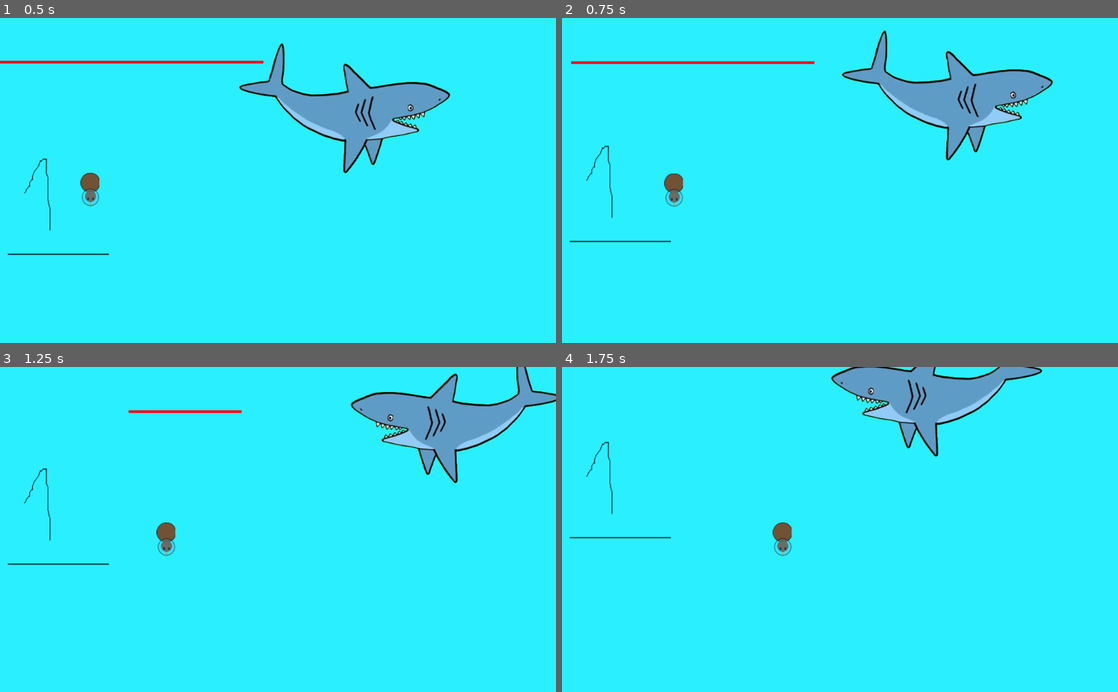
Above: before the commit, frames 1-4 (two rows, left to right).
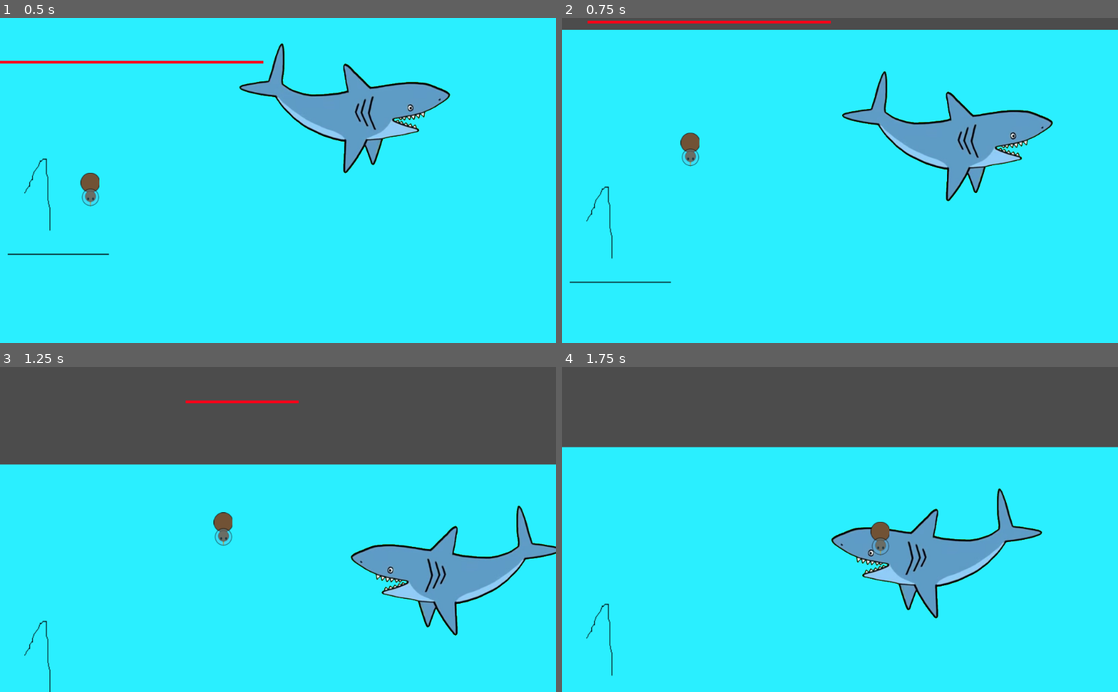
Above: after the commit, the same moments.

Repository: Cpt-Barbosa/CodeGameJam2022
Game: Godot game, scene res://scenes/Game.tscn
The game is run twice, just before and just after one commit, with the same random seed, the same clock (stepped at 60 frames per second) and the same inputs.
Inputs:
- Up to frame 1 (0.5 s): no input
- Up to frame 2 (0.75 s): hold D (move_right) from 0.53 s (still down); tap Space (jump) at 0.6 s
- Up to frame 3 (1.25 s): keep holding D (move_right); tap Space (jump) at 0.77, 1.07 s
- Up to frame 4 (1.75 s): keep holding D (move_right); tap Space (jump) at 1.35, 1.52 s

Frame 1 is identical in both runs. In frame 2, 13% of the frame differs, in the area x 0-100%, y 0-82%; in frame 3, 36%, in the area x 0-100%, y 0-100%; in frame 4, 30%.

Commit message:
Ajout sprite coffre et saut basique

Diff:
--- a/scenes/Game.tscn
+++ b/scenes/Game.tscn
@@ -9,6 +9,9 @@
 
 [sub_resource type="RectangleShape2D" id=5]
 extents = Vector2( 510.5, 10 )
+
+[sub_resource type="RectangleShape2D" id=6]
+extents = Vector2( 236.255, 10 )
 
 [node name="Game" type="Node2D"]
 
@@ -50,3 +53,12 @@
 
 [node name="Joueur" parent="." instance=ExtResource( 2 )]
 position = Vector2( 157, 300 )
+
+[node name="StaticBody2D" type="StaticBody2D" parent="."]
+position = Vector2( 247, 462 )
+scale = Vector2( 0.984108, 1 )
+
+[node name="CollisionShape2D" type="CollisionShape2D" parent="StaticBody2D"]
+position = Vector2( -0.508057, 0 )
+scale = Vector2( 1, 1 )
+shape = SubResource( 6 )
--- a/scenes/Joueur.tscn
+++ b/scenes/Joueur.tscn
@@ -1,19 +1,35 @@
-[gd_scene load_steps=8 format=2]
+[gd_scene load_steps=9 format=2]
 
 [ext_resource path="res://scripts/Joueur.gd" type="Script" id=1]
 [ext_resource path="res://sprite/joueur/Kiwi_-_droite_64.png" type="Texture" id=2]
 [ext_resource path="res://sprite/joueur/Kiwi_-_bas_64.png" type="Texture" id=3]
-[ext_resource path="res://sprite/joueur/Kiwi_-_gauche_64.png" type="Texture" id=4]
+[ext_resource path="res://sprite/joueur/Kiwi_D_Coffre.png" type="Texture" id=4]
 [ext_resource path="res://scenes/barreOxy.tscn" type="PackedScene" id=5]
+[ext_resource path="res://sprite/joueur/Kiwi_B_Coffre.png" type="Texture" id=6]
 
 [sub_resource type="CircleShape2D" id=3]
 radius = 32.0156
 
 [sub_resource type="SpriteFrames" id=2]
 animations = [ {
-"frames": [ ExtResource( 2 ), ExtResource( 4 ), ExtResource( 3 ) ],
+"frames": [ ExtResource( 6 ) ],
 "loop": true,
-"name": "default",
+"name": "falling_coffre",
+"speed": 5.0
+}, {
+"frames": [ ExtResource( 3 ) ],
+"loop": true,
+"name": "falling",
+"speed": 5.0
+}, {
+"frames": [ ExtResource( 2 ) ],
+"loop": true,
+"name": "moving",
+"speed": 5.0
+}, {
+"frames": [ ExtResource( 4 ) ],
+"loop": true,
+"name": "moving_coffre",
 "speed": 5.0
 } ]
 
@@ -27,6 +43,7 @@
 
 [node name="AnimatedSprite" type="AnimatedSprite" parent="."]
 frames = SubResource( 2 )
+animation = "moving_coffre"
 
 [node name="vision_Joueur" type="Camera2D" parent="."]
 current = true
--- a/scripts/Joueur.gd
+++ b/scripts/Joueur.gd
@@ -1,33 +1,40 @@
 extends KinematicBody2D
 
-export (int) var speed = 200
+export (int) var speed = 350
 var God_Mod = true
 const FLOOR_NORMAL = Vector2(0 , -1)
+var jump_count = 2
+#...
+# Vertical impulse applied to the character upon jumping in meters per second.
+export var jump_impulse = 9000
 
 var velocity = Vector2()
 
-func _ready():
-	self.set_scale(Vector2( 1, 1 ))
 func get_input():
 	velocity = Vector2()
+	if !self.is_on_floor():
+			self.get_child(1).set_animation("falling")
 	if Input.is_action_pressed("move_right"):
-		velocity.x += 1
+		velocity.x += speed
 		if self.is_on_floor():
-			self.get_child(1).set_frame(0)
+			self.get_child(1).set_animation("moving")
+			self.get_child(1).set_flip_h(false)
 	elif Input.is_action_pressed("move_left"):
-		velocity.x -= 1
+		velocity.x -= speed
 		if self.is_on_floor():
-			self.get_child(1).set_frame(1)
-	else :
-		if !self.is_on_floor():
-			self.get_child(1).set_frame(2)
-	velocity = velocity.normalized() * speed
+			self.get_child(1).set_animation("moving")
+			self.get_child(1).set_flip_h(true)
+	if Input.is_action_just_pressed("jump"):
+		if jump_count > 0:
+			jump_count -= 1
+			velocity.y -= jump_impulse
+	velocity.y += ProjectSettings.get_setting("physics/2d/default_gravity")
 	#print(str(position.y))
 
 func _physics_process(delta):
 	get_input()
-	velocity.y += ProjectSettings.get_setting("physics/2d/default_gravity")
 	velocity = move_and_slide(velocity,FLOOR_NORMAL)
-
+	if self.is_on_floor():
+		jump_count=2
 	if self.get_child(3).GetBarreVide() && !God_Mod:
 		print("mort")
Not shown: 1 places in scenes/Game.tscn that only renumber resources
Binary file added: sprite/joueur/Kiwi_B_Coffre.png
Not shown, added: sprite/joueur/Kiwi_B_Coffre.png.import
Binary file added: sprite/joueur/Kiwi_D_Coffre.png
Not shown, added: sprite/joueur/Kiwi_D_Coffre.png.import
